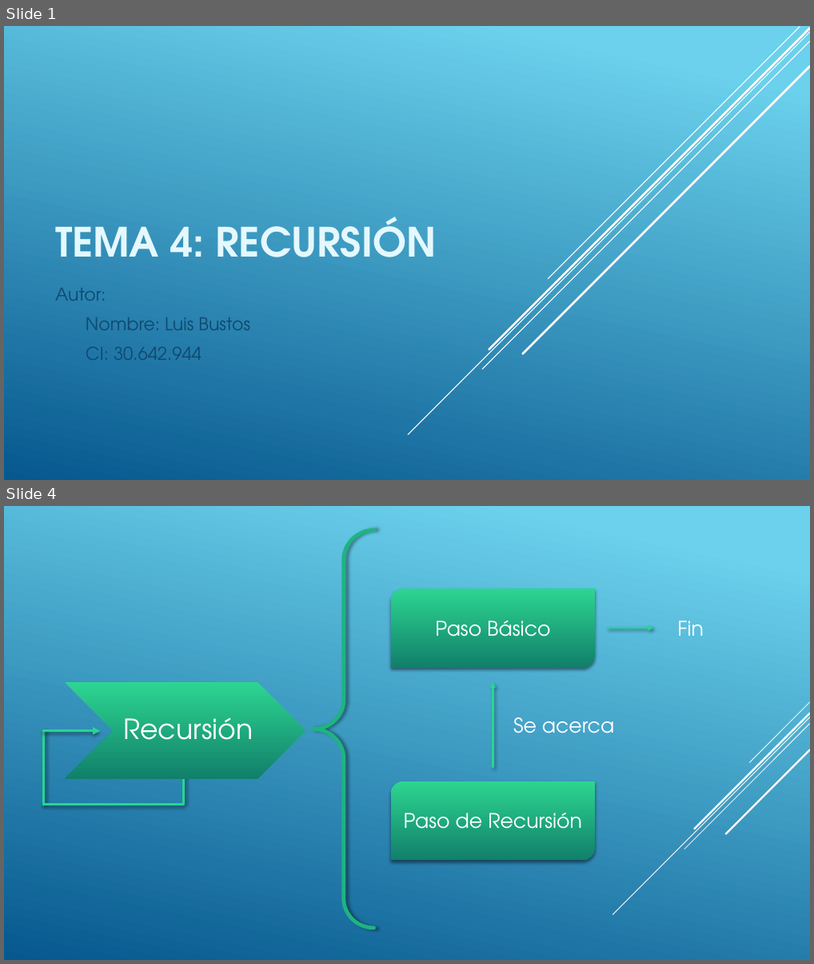
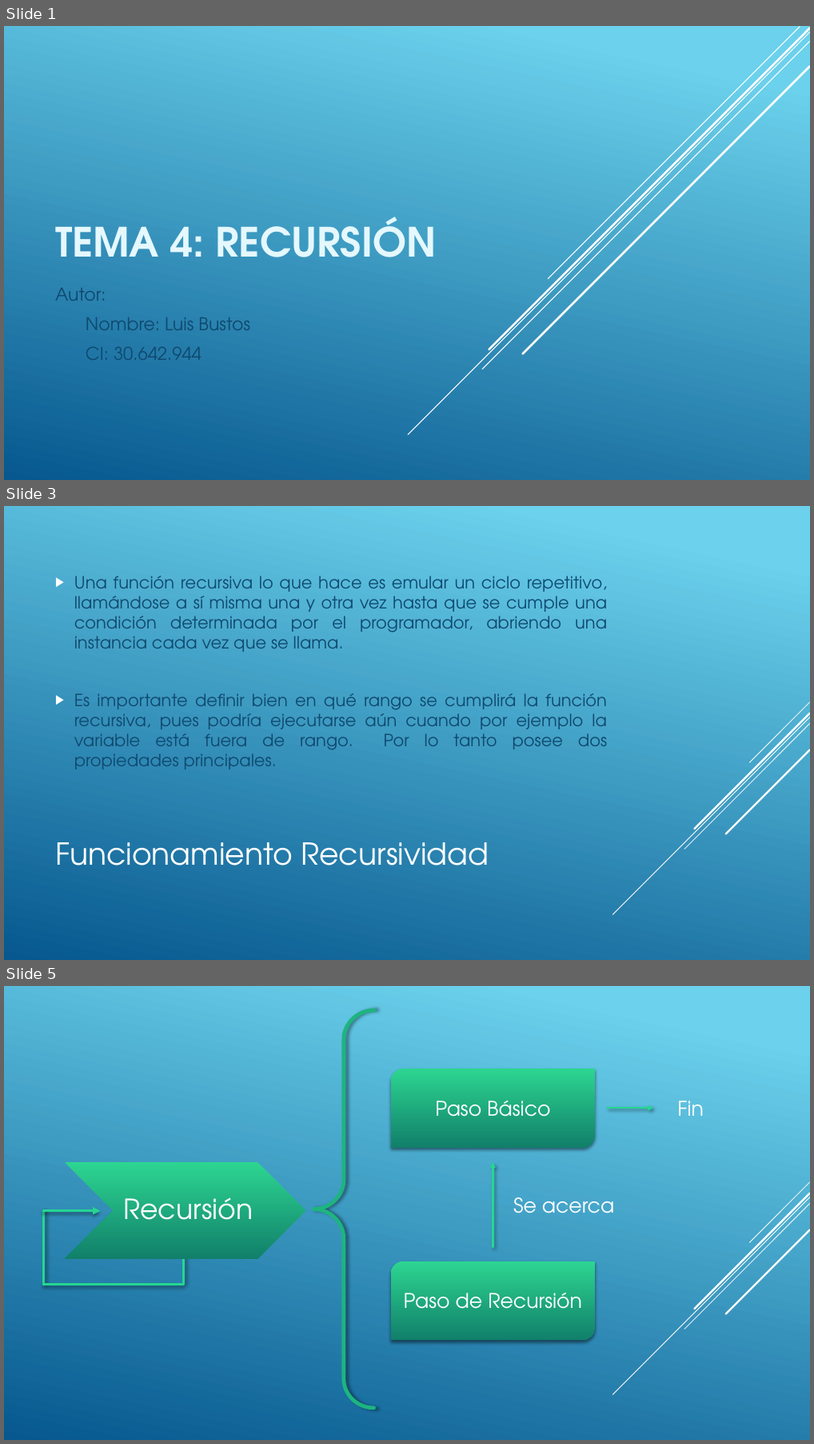
Before and after one commit to Wisso124214/Recursion, a slide deck: Recursión_Luis Bustos.pptx. Shown one above the other, each under a label of ours: slides 1 and 4 before the commit, slides 1, 3 and 5 after it; the slides between them are not shown. The pictures are 814x964 and 814x1444 pixels, drawn with LibreOffice and Linux fonts; fonts in the diff are those of the drawing. Boxes give left, top, right and bottom in pixels: in the first picture for what was removed or moved away, otherwise in the second. Text is boxed around its words. In the diff, an @@ line names an element or a change of style, - is before the commit and + after.

```diff
--- a/Recursión_Luis Bustos.pptx
+++ b/Recursión_Luis Bustos.pptx
@@ slide 3 added at box(4, 506, 810, 960), background gradient #6ED2EB to #06588E; not listed: 5 template elements that a slide beside it also shows @@
@@ text added at box(74, 576, 607, 769), 20 pt, text #0F496F @@
+▶ Una función recursiva lo que hace es emular un ciclo repetitivo, llamándose a sí misma una y otra vez hasta que se cumple una condición determinada por el programador, abriendo una instancia cada vez que se llama.
+▶ Es importante definir bien en qué rango se cumplirá la función recursiva, pues podría ejecutarse aún cuando por ejemplo la variable está fuera de rango. Por lo tanto posee dos propiedades principales.
@@ title added at box(55, 842, 489, 865), 36 pt, text #FFFFFF @@
+Funcionamiento Recursividad
@@ what was slide 4 is now slide 5 @@
```
Also in this commit, not shown: 2 slides changed.
